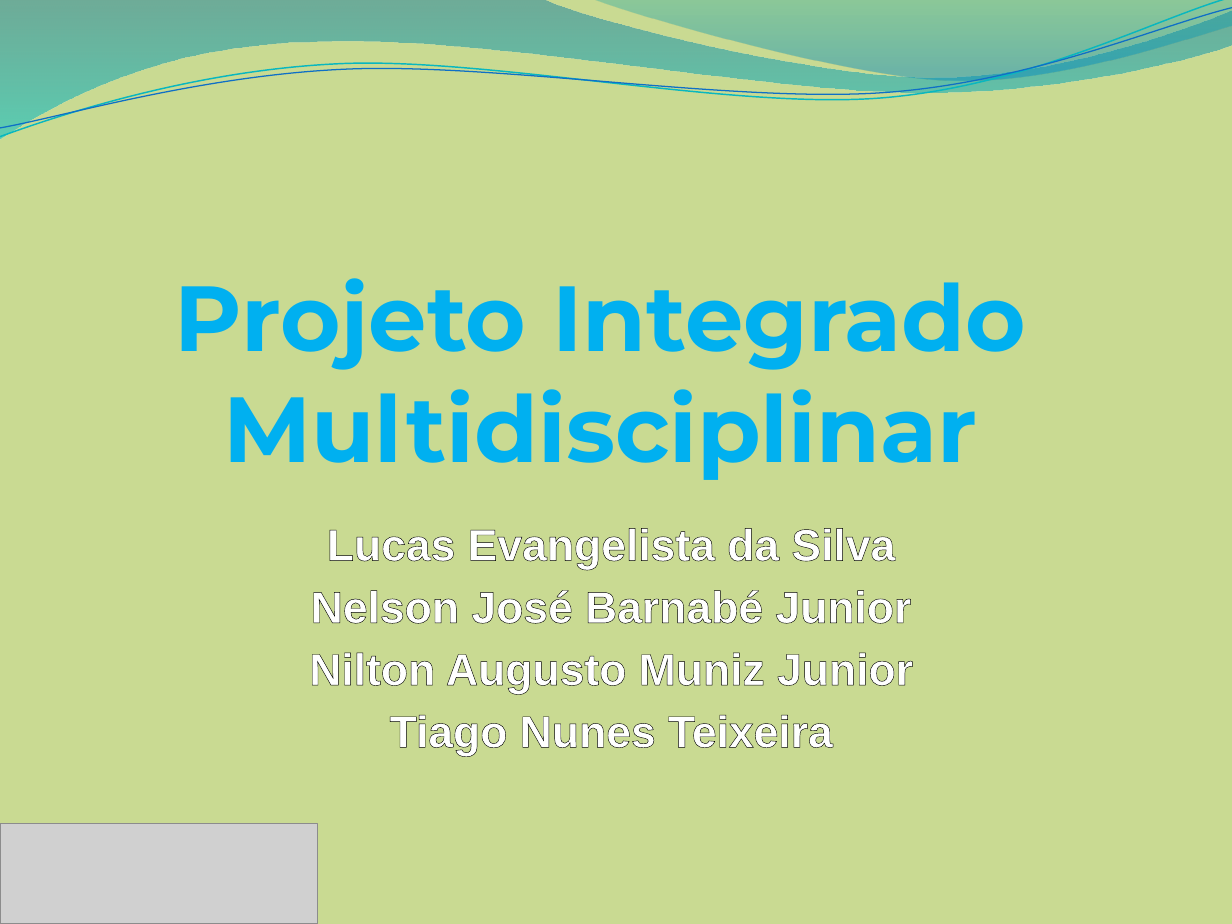
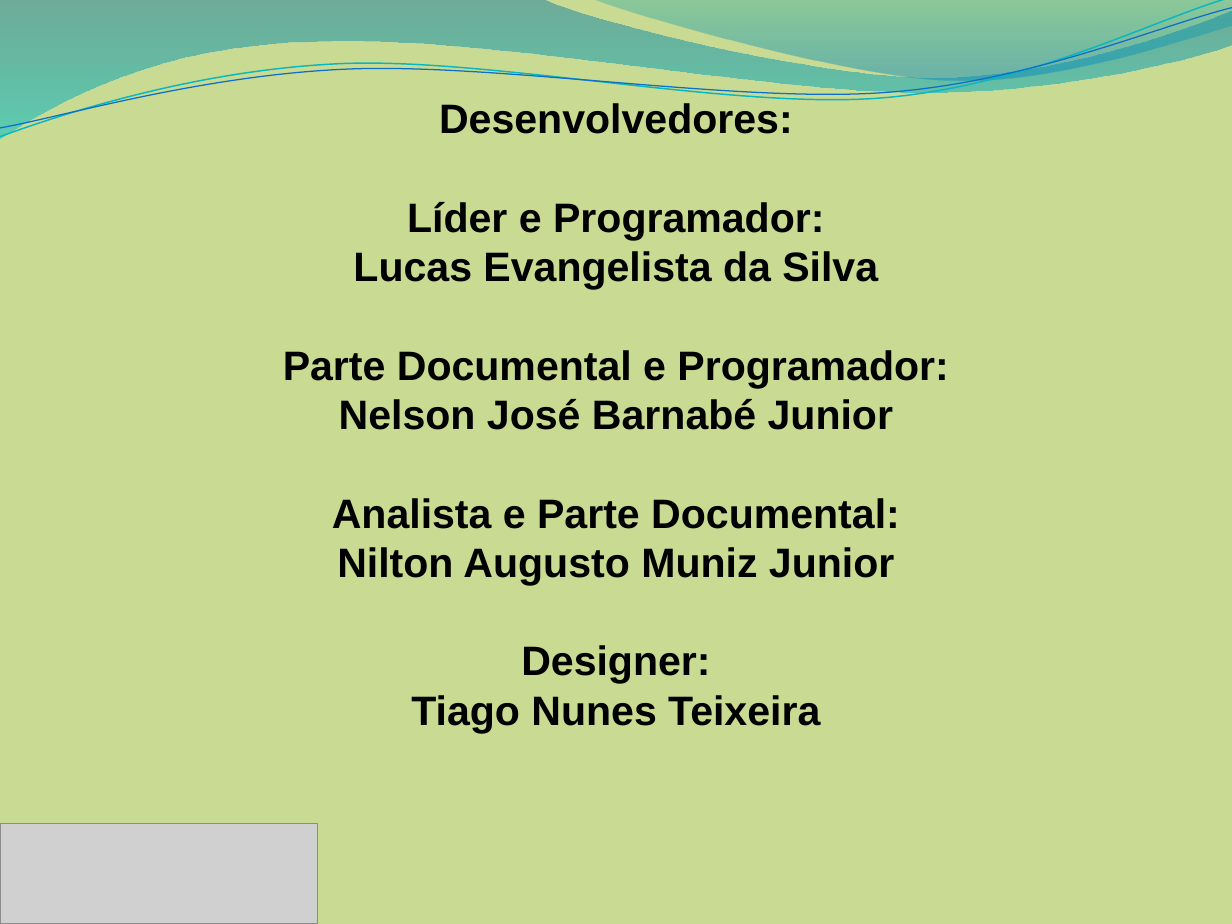
Before and after one commit to System4Developers/pimADS4, a slide deck: slide 10 of Documentação/SlidesApresentação.pptx (slide 1 before the commit). Drawn at 1232x924 pixels with LibreOffice and Linux fonts; fonts in the diff are those of the drawing; grey boxes stand for pictures. Boxes give left, top, right and bottom in pixels: in the first picture for what was removed or moved away, otherwise in the second. Text is boxed around its words. In the diff, an @@ line names an element or a change of style, - is before the commit and + after.

```diff
--- a/Documentação/SlidesApresentação.pptx
+++ b/Documentação/SlidesApresentação.pptx
@@ text added at box(283, 103, 948, 733), 24 pt, text #000000, bold @@
+Desenvolvedores:
+Líder e Programador:
+Lucas Evangelista da Silva
+Parte Documental e Programador:
+Nelson José Barnabé Junior
+Analista e Parte Documental:
+Nilton Augusto Muniz Junior
+Designer:
+Tiago Nunes Teixeira
@@ title removed at box(174, 278, 1027, 480) @@
-Projeto Integrado Multidisciplinar
@@ subtitle removed at box(309, 528, 913, 756) @@
-Lucas Evangelista da Silva
-Nelson José Barnabé Junior
-Nilton Augusto Muniz Junior
-Tiago Nunes Teixeira
```
Also in this commit, not shown: 2 other slides changed, 1 slide added.
